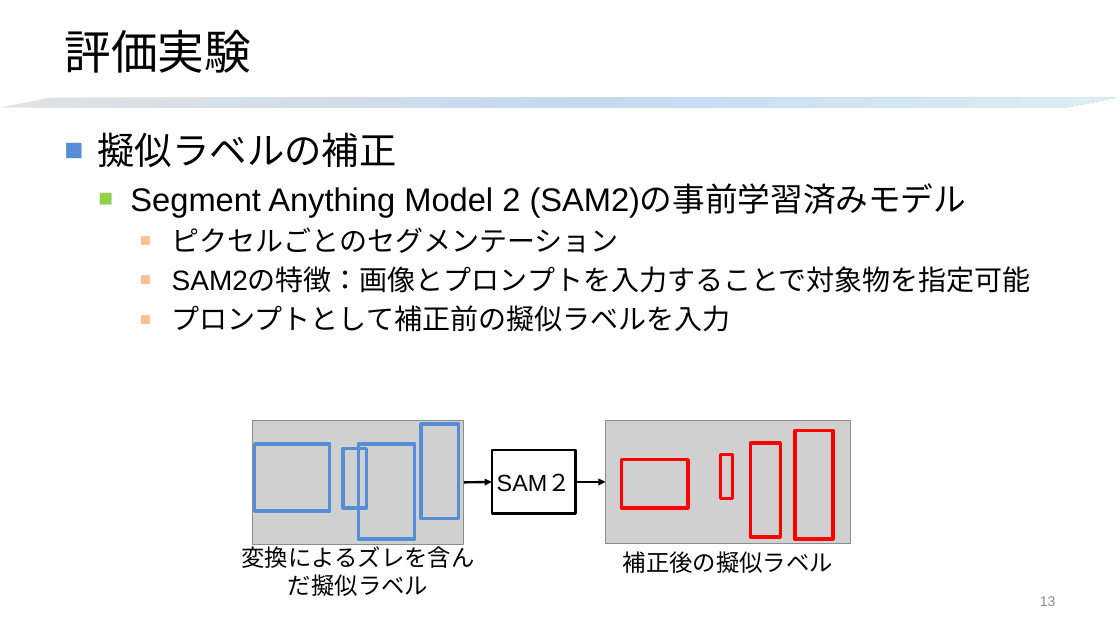
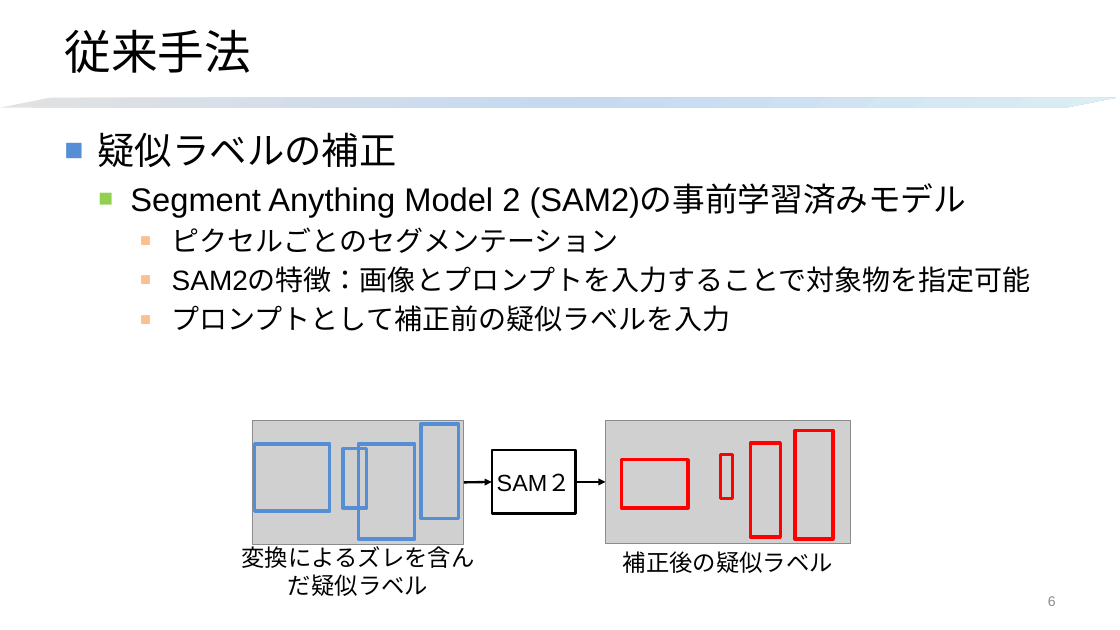
Before and after one commit to HagiriMigita/MDLab, a slide deck: slide 6 of kato.t2.pptx (slide 13 before the commit). Drawn at 1120x630 pixels with LibreOffice and Linux fonts; fonts in the diff are those of the drawing; grey boxes stand for pictures. Boxes give left, top, right and bottom in pixels: in the first picture for what was removed or moved away, otherwise in the second. Text is boxed around its words. In the diff, an @@ line names an element or a change of style, - is before the commit and + after.

```diff
--- a/kato.t2.pptx
+++ b/kato.t2.pptx
@@ title at (64, 29, 251, 73): text changed @@
-評価実験
+従来手法
@@ text at (98, 132, 397, 167): text changed @@
-■ 擬似ラベルの補正
+■ 疑似ラベルの補正
@@ text at (172, 305, 730, 332): text changed @@
-    ■ プロンプトとして補正前の擬似ラベルを入力
+    ■ プロンプトとして補正前の疑似ラベルを入力
@@ text at (242, 543, 475, 596): text changed @@
-変換によるズレを含んだ擬似ラベル
+変換によるズレを含んだ疑似ラベル
@@ text at (623, 551, 833, 573): text changed @@
-補正後の擬似ラベル
+補正後の疑似ラベル
@@ page number at (1048, 596, 1056, 606): text changed @@
-13
+6
```
Also in this commit, not shown: 13 other slides changed, 2 slides added, 2 slides removed.
